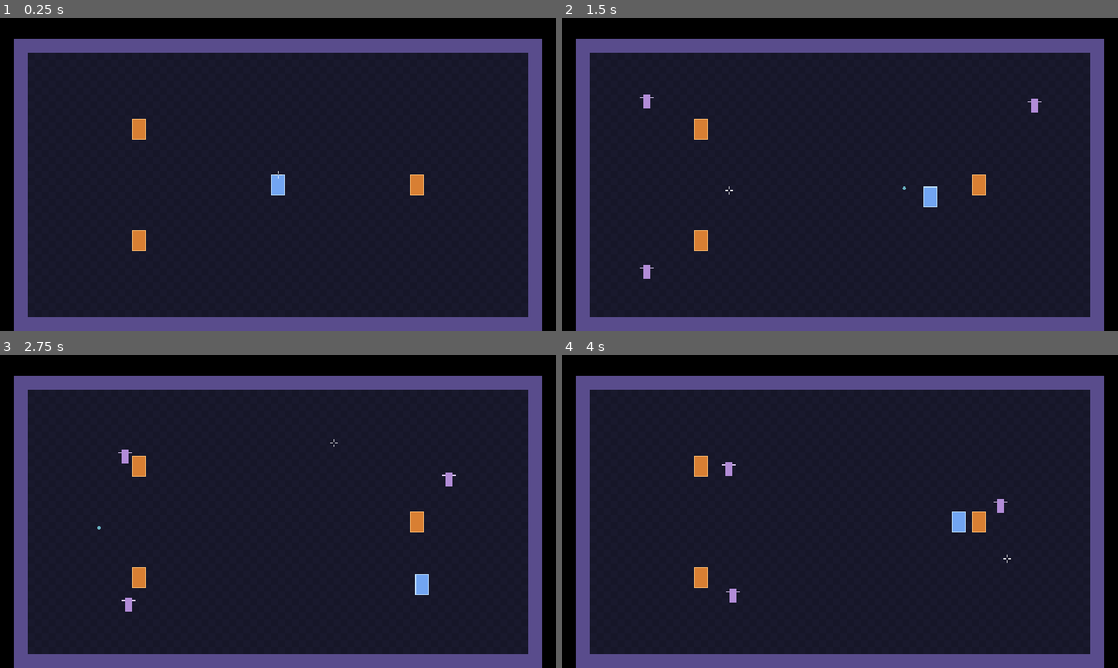
Above: before the commit, frames 1-4 (two rows, left to right).
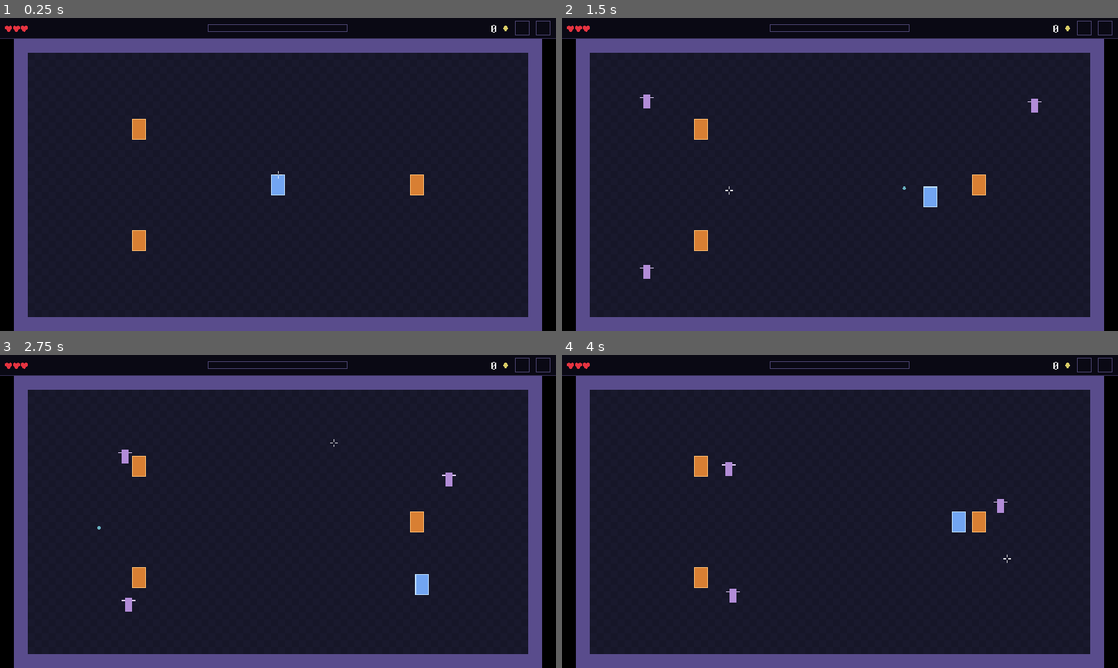
Above: after the commit, the same moments.

Repository: Kroustille/hypnagogia
Game: Godot game, scene res://main/main.tscn
Two runs of this game, one before a commit and one after it. Both use one fixed random seed, a clock stepped at 60 frames per second and the inputs below.
Inputs (mouse positions are in pixels of both pictures, inside the frame that each line leads up to):
- Up to frame 1 (0.25 s): no input
- Up to frame 2 (1.5 s): tap Enter at 0.5 s; move the mouse to (962, 158) at 0.52 s; hold D (move_right) 0.53-1.28 s; tap Space (dash) at 0.6 s; move the mouse to (728, 190) at 1.27 s; hold S (move_down) from 1.28 s (still down); click (728, 190) at 1.35 s
- Up to frame 3 (2.75 s): move the mouse to (333, 442) at 2.02 s; release S (move_down) at 2.03 s; hold D (move_right) from 2.03 s (still down); tap 1 at 2.1 s
- Up to frame 4 (4 s): move the mouse to (812, 574) at 2.77 s; release D (move_right) at 2.78 s; hold W (move_up) 2.78-3.53 s; tap 2 at 2.85 s; move the mouse to (1006, 558) at 3.52 s; hold A (move_left) from 3.53 s (still down); tap 3 at 3.6 s

The runs differ from the first frame. In frame 1, 0.5% of the frame differs, in the area x 0-100%, y 0-7%; in frame 2, 0.5%; in frame 3, 0.5%; in frame 4, 0.5%.

Commit message:
feat(hud): show hearts, armor, shards and item slots in the hud band
Co-Authored-By: Claude Sonnet 5.5 <noreply@anthropic.com>

Diff:
--- a/game/autoloads/events.gd
+++ b/game/autoloads/events.gd
@@ -23,3 +23,8 @@
 ## Listeners: loot and item effects (epic 5), telemetry (story 2.8).
 @warning_ignore("unused_signal")
 signal room_cleared(room: Node)
+
+## The player's health changed (hit, heal, armor) or a fresh player came in (initial state of a run), in half-hearts.
+## Listeners: HUD (story 2.7).
+@warning_ignore("unused_signal")
+signal player_health_changed(half_hearts: int, max_half_hearts: int, armor: int)
--- a/game/core/constants.gd
+++ b/game/core/constants.gd
@@ -4,7 +4,7 @@
 const TILE_SIZE: int = 16
 const VIEWPORT: Vector2i = Vector2i(640, 360)
 
-## Height in pixels of the HUD band above the room (empty until story 2.7).
+## Height in pixels of the HUD band above the room (filled by the HUD, story 2.7).
 const HUD_BAND_HEIGHT: int = 24
 ## Playable tiles of a one-screen room, walls excluded.
 const ROOM_TILES: Vector2i = Vector2i(36, 19)
@@ -55,7 +55,7 @@
 const COLOR_ENEMY_BULLET_OUTLINE: Color = Color(0.4, 0.0, 0.2)
 
 ## z_index of the enemy BulletManager: above everything else in the world (entities, player shots, damage numbers),
-## whatever its place in the tree (AR19, NFR8). Below the reticle (100), an aim aid that moves to the HUD in story 2.7.
+## whatever its place in the tree (AR19, NFR8). Below the reticle (100), an aim aid that stays in the world: the HUD canvas layer draws above it.
 const Z_INDEX_ENEMY_BULLETS: int = 10
 
 ## Node group of the player, found by debug tools without a node path.
--- a/game/localization/strings.csv
+++ b/game/localization/strings.csv
@@ -15,3 +15,4 @@
 UI_SETTINGS_PERCENT,%d %%
 UI_WAKE_TITLE,Tu te réveilles.
 UI_WAKE_RESTART,Se rendormir (%s)
+UI_HUD_SHARDS,%d
--- a/game/main/main.gd
+++ b/game/main/main.gd
@@ -14,6 +14,7 @@
 const WAKE_SCREEN_SCENE: PackedScene = preload("res://ui/menus/wake_screen.tscn")
 const PAUSE_MENU_SCENE: PackedScene = preload("res://ui/menus/pause_menu.tscn")
 const SETTINGS_MENU_SCENE: PackedScene = preload("res://ui/menus/settings_menu.tscn")
+const HUD_SCENE: PackedScene = preload("res://ui/hud/hud.tscn")
 
 var _last_scale_factor: int = -1
 var _last_window_size: Vector2i = Vector2i.ZERO
@@ -31,6 +32,9 @@
 
 func _ready() -> void:
 	get_window().min_size = Const.VIEWPORT
+	var hud: Node = HUD_SCENE.instantiate()
+	_ui.add_child(hud)
+	_ui.move_child(hud, 0) # below every overlay and menu; added before the run starts, so it gets the first health state
 	if OS.is_debug_build():
 		_check_viewport_size()
 		_check_collision_layer_names()
--- a/game/player/player.gd
+++ b/game/player/player.gd
@@ -99,6 +99,8 @@
 		GameClock.Group.PLAYER
 	)
 	add_child(health)
+	health.changed.connect(_on_health_changed)
+	_on_health_changed() # initial state for the HUD
 
 	hurtbox = Hurtbox.new()
 	hurtbox.name = "Hurtbox"
@@ -213,6 +215,11 @@
 	return not is_invulnerable() and not health.is_dead()
 
 
+## Tells the HUD (through the bus: the Run, so the player, is recreated every run).
+func _on_health_changed() -> void:
+	Events.player_health_changed.emit(health.half_hearts, health.max_half_hearts, health.armor)
+
+
 ## Death is handled here, after player_hit, not on Health.died (emitted inside apply_damage()).
 func _on_hurtbox_damage_received(info: DamageInfo) -> void:
 	var lost: int = health.apply_damage(info)
--- /dev/null
+++ b/game/ui/hud/heart_row.gd
@@ -0,0 +1,98 @@
+class_name HeartRow
+extends Control
+## Hearts and armor of the HUD, drawn in code from a pixel mask (placeholder look until epic 7). Display only:
+## the HUD gives it the numbers, it never reads the game. Counted in half-hearts like Health: a heart container is
+## 2 half-hearts, an armor point is one blue half-heart (two make a whole blue heart).
+
+const HEART_MASK: PackedStringArray = [
+	".##..##.",
+	"########",
+	"########",
+	"########",
+	".######.",
+	"..####..",
+	"...##...",
+]
+const ICON_SIZE: Vector2i = Vector2i(8, 7)
+const ICON_GAP: int = 1
+## Icons never exceed the cap of the GDD (12 hearts, armor included).
+const MAX_ICONS: int = 12
+const COLOR_HEART: Color = Color(0.9, 0.2, 0.25)
+const COLOR_ARMOR: Color = Color(0.35, 0.55, 1.0)
+const COLOR_EMPTY: Color = Color(0.2, 0.15, 0.25)
+const COLOR_FLASH: Color = Color(1.0, 1.0, 1.0)
+## How long the row flashes after a hit, in seconds (display only, real time).
+const FLASH_SECONDS: float = 0.25
+
+var _half_hearts: int = 0
+var _max_half_hearts: int = 0
+var _armor: int = 0
+var _flash_left: float = 0.0
+
+
+func _ready() -> void:
+	custom_minimum_size = Vector2(MAX_ICONS * (ICON_SIZE.x + ICON_GAP), ICON_SIZE.y)
+	mouse_filter = Control.MOUSE_FILTER_IGNORE
+
+
+func set_state(half_hearts: int, max_half_hearts: int, armor: int) -> void:
+	_half_hearts = half_hearts
+	_max_half_hearts = max_half_hearts
+	_armor = armor
+	queue_redraw()
+
+
+## Hearts, then armor, as (fill, color) per icon: fill 2 = whole, 1 = half, 0 = empty.
+func icons() -> Array[Vector2i]:
+	var result: Array[Vector2i] = []
+	@warning_ignore("integer_division")
+	var containers: int = (_max_half_hearts + 1) / 2
+	for i: int in containers:
+		result.append(Vector2i(clampi(_half_hearts - i * 2, 0, 2), 0))
+	@warning_ignore("integer_division")
+	var armor_icons: int = (_armor + 1) / 2
+	for i: int in armor_icons:
+		result.append(Vector2i(clampi(_armor - i * 2, 0, 2), 1))
+	if result.size() > MAX_ICONS:
+		result.resize(MAX_ICONS)
+	return result
+
+
+func is_flashing() -> bool:
+	return _flash_left > 0.0
+
+
+## Bright flash of the whole row: a hit just landed.
+func flash() -> void:
+	_flash_left = FLASH_SECONDS
+	set_process(true)
+	queue_redraw()
+
+
+func _process(delta: float) -> void:
+	_flash_left = maxf(_flash_left - delta, 0.0)
+	if _flash_left <= 0.0:
+		set_process(false)
+	queue_redraw()
+
+
+func _draw() -> void:
+	var x: int = 0
+	for icon: Vector2i in icons():
+		_draw_icon(x, icon.x, COLOR_ARMOR if icon.y == 1 else COLOR_HEART)
+		x += ICON_SIZE.x + ICON_GAP
+
+
+func _draw_icon(x: int, fill: int, color: Color) -> void:
+	@warning_ignore("integer_division")
+	var half_width: int = ICON_SIZE.x / 2
+	for row: int in HEART_MASK.size():
+		var line: String = HEART_MASK[row]
+		for col: int in line.length():
+			if line[col] != "#":
+				continue
+			var filled: bool = fill == 2 or (fill == 1 and col < half_width)
+			var pixel: Color = color if filled else COLOR_EMPTY
+			if is_flashing() and filled:
+				pixel = COLOR_FLASH
+			draw_rect(Rect2(x + col, row, 1, 1), pixel)
--- /dev/null
+++ b/game/ui/hud/hud.gd
@@ -0,0 +1,99 @@
+class_name Hud
+extends Control
+## HUD band (story 2.7): hearts, armor, shards, item slots and the place of the lucidity gauge, in the 24 px band
+## above the room. Child of Main's UI layer, so it outlives each Run. Display only: it listens to Events and never
+## reads or writes the game state (ui/ rule, architecture). Texts come from tr().
+
+const BAND_COLOR: Color = Color(0.04, 0.035, 0.08)
+const BAND_EDGE_COLOR: Color = Color(0.21, 0.18, 0.33)
+const MARGIN: int = 6
+const LUCIDITY_SLOT_SIZE: Vector2 = Vector2(160, 8)
+const ITEM_SLOT_SIZE: Vector2 = Vector2(16, 16)
+const ITEM_SLOT_GAP: int = 8
+const SHARD_COLOR: Color = Color(0.85, 0.8, 0.4)
+
+var shards: int = 0
+
+var _hearts: HeartRow
+var _lucidity_slot: HudSlot
+var _active_item_slot: HudSlot
+var _consumable_slot: HudSlot
+var _shards_label: Label
+
+
+func _ready() -> void:
+	custom_minimum_size = Vector2(0, Const.HUD_BAND_HEIGHT)
+	mouse_filter = Control.MOUSE_FILTER_IGNORE
+
+	_hearts = HeartRow.new()
+	_hearts.name = "Hearts"
+	_hearts.position = Vector2(MARGIN, (Const.HUD_BAND_HEIGHT - HeartRow.ICON_SIZE.y) / 2.0)
+	add_child(_hearts)
+
+	_lucidity_slot = _make_slot("LucidityGaugeSlot", LUCIDITY_SLOT_SIZE, Vector2(
+		(Const.VIEWPORT.x - LUCIDITY_SLOT_SIZE.x) / 2.0, (Const.HUD_BAND_HEIGHT - LUCIDITY_SLOT_SIZE.y) / 2.0))
+
+	var slot_y: float = (Const.HUD_BAND_HEIGHT - ITEM_SLOT_SIZE.y) / 2.0
+	var consumable_x: float = Const.VIEWPORT.x - MARGIN - ITEM_SLOT_SIZE.x
+	var active_x: float = consumable_x - ITEM_SLOT_GAP - ITEM_SLOT_SIZE.x
+	_consumable_slot = _make_slot("ConsumableSlot", ITEM_SLOT_SIZE, Vector2(consumable_x, slot_y))
+	_active_item_slot = _make_slot("ActiveItemSlot", ITEM_SLOT_SIZE, Vector2(active_x, slot_y))
+
+	_shards_label = Label.new()
+	_shards_label.name = "ShardsLabel"
+	_shards_label.position = Vector2(active_x - 70, 0)
+	_shards_label.size = Vector2(48, Const.HUD_BAND_HEIGHT)
+	_shards_label.horizontal_alignment = HORIZONTAL_ALIGNMENT_RIGHT
+	_shards_label.vertical_alignment = VERTICAL_ALIGNMENT_CENTER
+	_shards_label.mouse_filter = Control.MOUSE_FILTER_IGNORE
+	add_child(_shards_label)
+	_refresh_shards()
+
+	Events.player_health_changed.connect(_on_events_player_health_changed)
+	Events.player_hit.connect(_on_events_player_hit)
+
+
+func hearts() -> HeartRow:
+	return _hearts
+
+
+func lucidity_slot() -> HudSlot:
+	return _lucidity_slot
+
+
+func item_slots() -> Array[HudSlot]:
+	return [_active_item_slot, _consumable_slot]
+
+
+func shards_text() -> String:
+	return _shards_label.text
+
+
+func _draw() -> void:
+	draw_rect(Rect2(Vector2.ZERO, size), BAND_COLOR)
+	draw_rect(Rect2(0, size.y - 1.0, size.x, 1.0), BAND_EDGE_COLOR)
+	# Shard icon: a small diamond left of the count, drawn in code (placeholder look until epic 7).
+	var center: Vector2 = Vector2(_shards_label.position.x + _shards_label.size.x + 10.0, size.y / 2.0)
+	draw_colored_polygon(PackedVector2Array([
+		center + Vector2(0, -4), center + Vector2(3, 0), center + Vector2(0, 4), center + Vector2(-3, 0)]), SHARD_COLOR)
+
+
+func _make_slot(slot_name: String, slot_size: Vector2, slot_position: Vector2) -> HudSlot:
+	var slot: HudSlot = HudSlot.new()
+	slot.name = slot_name
+	slot.position = slot_position
+	slot.size = slot_size
+	add_child(slot)
+	return slot
+
+
+func _refresh_shards() -> void:
+	_shards_label.text = tr(&"UI_HUD_SHARDS") % shards
+
+
+func _on_events_player_health_changed(half_hearts: int, max_half_hearts: int, armor: int) -> void:
+	_hearts.set_state(half_hearts, max_half_hearts, armor)
+
+
+func _on_events_player_hit(_damage: int, _source: int) -> void:
+	_hearts.flash()
--- /dev/null
+++ b/game/ui/hud/hud.tscn
@@ -0,0 +1,12 @@
+[gd_scene load_steps=2 format=3]
+
+[ext_resource type="Script" path="res://ui/hud/hud.gd" id="1_hud"]
+
+[node name="Hud" type="Control"]
+layout_mode = 3
+anchors_preset = 10
+anchor_right = 1.0
+offset_bottom = 24.0
+grow_horizontal = 2
+mouse_filter = 2
+script = ExtResource("1_hud")
--- /dev/null
+++ b/game/ui/hud/hud_slot.gd
@@ -0,0 +1,14 @@
+class_name HudSlot
+extends Control
+## An empty framed place of the HUD (item slots, lucidity gauge place). Display only; the stories that fill it
+## (epics 3 and 5) replace the content, the frame stays.
+
+const FRAME_COLOR: Color = Color(0.3, 0.27, 0.45)
+
+
+func _ready() -> void:
+	mouse_filter = Control.MOUSE_FILTER_IGNORE
+
+
+func _draw() -> void:
+	draw_rect(Rect2(Vector2.ZERO, size), FRAME_COLOR, false, 1.0)
Not shown, added: game/ui/hud/heart_row.gd.uid
Not shown, added: game/ui/hud/hud.gd.uid
Not shown, added: game/ui/hud/hud_slot.gd.uid
